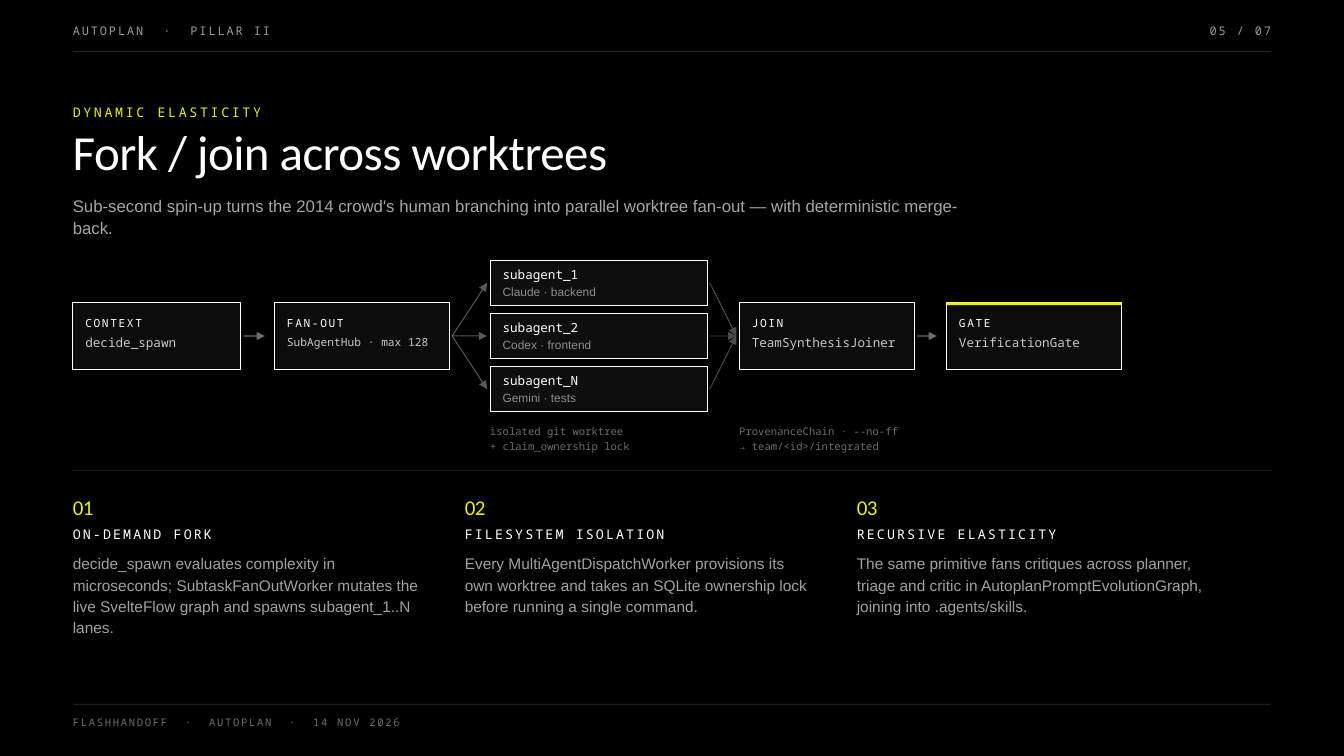
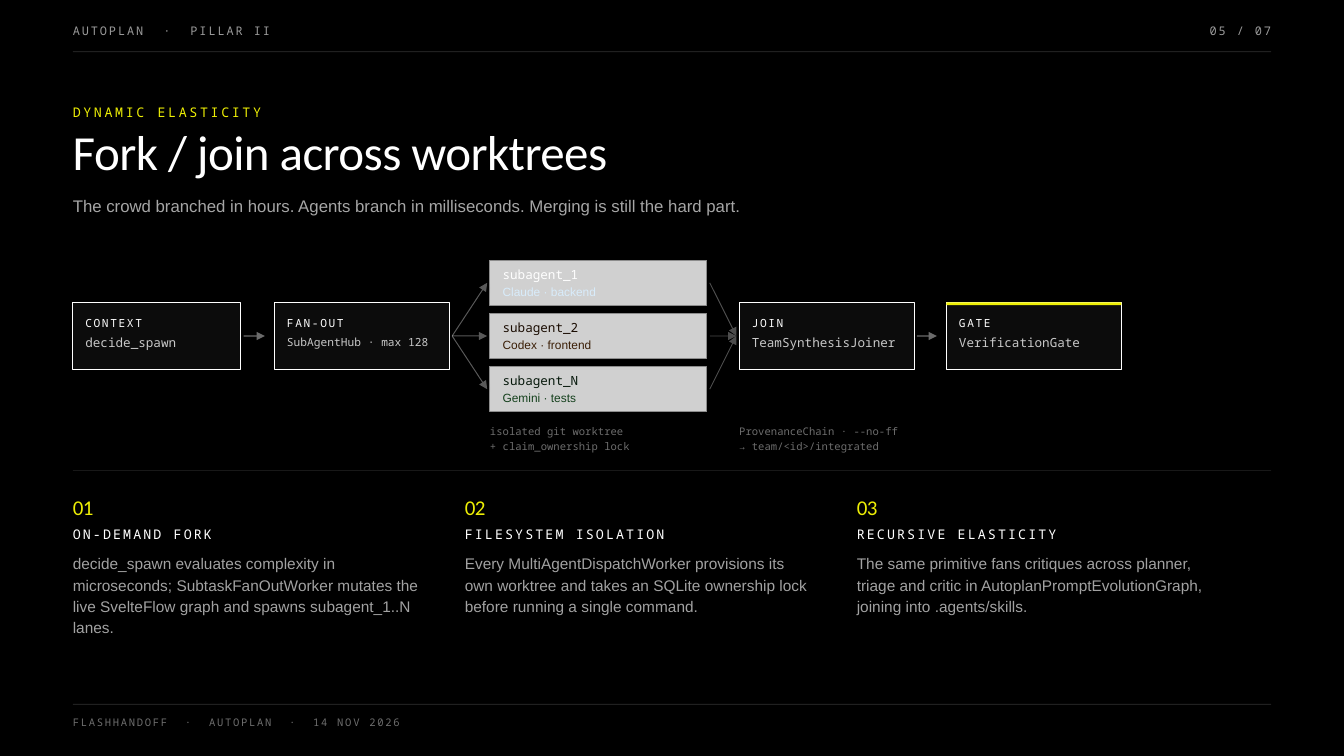
Before and after one commit to maceip/autoplan, a slide deck: slide 5 of preso/_build/FlashHandoff.pptx. Drawn at 1344x756 pixels with LibreOffice and Linux fonts; fonts in the diff are those of the drawing; grey boxes stand for pictures. Boxes give left, top, right and bottom in pixels: in the first picture for what was removed or moved away, otherwise in the second. Text is boxed around its words. In the diff, an @@ line names an element or a change of style, - is before the commit and + after.

```diff
--- a/preso/_build/FlashHandoff.pptx
+++ b/preso/_build/FlashHandoff.pptx
@@ text at (73, 200, 740, 216): text changed @@
-Sub-second spin-up turns the 2014 crowd's human branching into parallel worktree fan-out — with deterministic merge-back.
+The crowd branched in hours. Agents branch in milliseconds. Merging is still the hard part.
@@ rectangle removed at (490, 260, 707, 304) @@
@@ picture added at (490, 260, 707, 304) @@
@@ text removed at (503, 287, 596, 296) @@
-Claude · backend
@@ rectangle removed at (490, 314, 707, 358) @@
@@ picture added at (490, 314, 707, 358) @@
@@ text "subagent_2" at (503, 322, 579, 335): text colour #FFFFFF to #1A0C02 @@
@@ text "Codex · frontend" at (503, 340, 592, 349): text colour #8E8E8E to #3A1E06 @@
@@ rectangle removed at (490, 367, 707, 411) @@
@@ picture added at (490, 367, 707, 411) @@
@@ text "subagent_N" at (503, 375, 579, 388): text colour #FFFFFF to #06180B @@
@@ text "Gemini · tests" at (503, 393, 576, 402): text colour #8E8E8E to #14401C @@
```
Also in this commit, not shown: 6 other slides changed, 56 other files.
